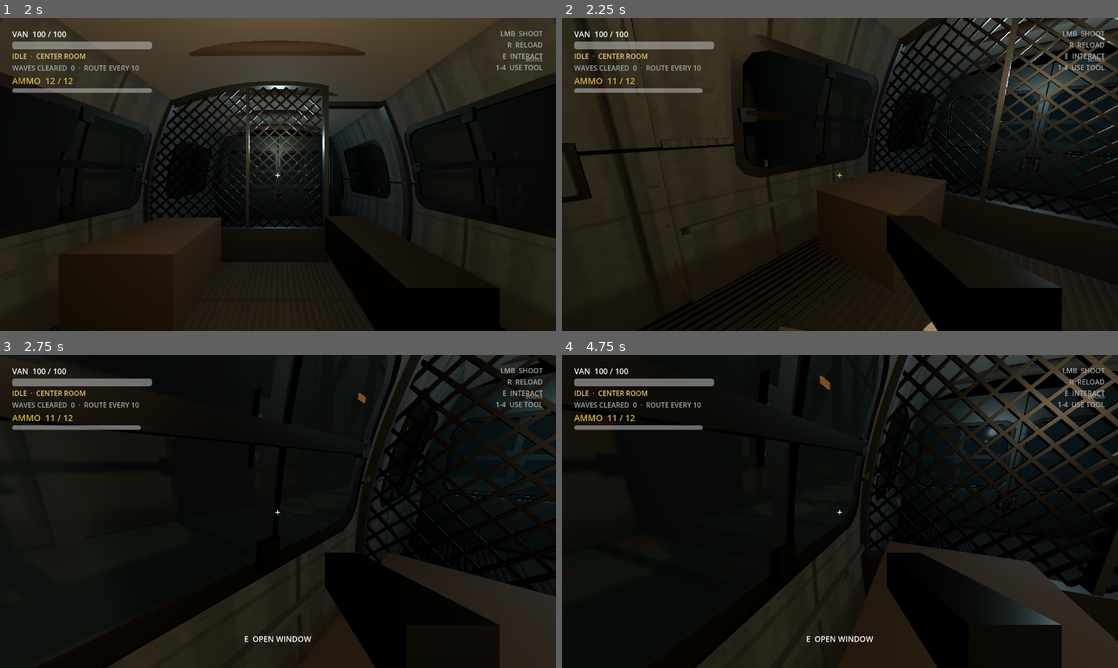
Above: before the commit, frames 1-4 (two rows, left to right).
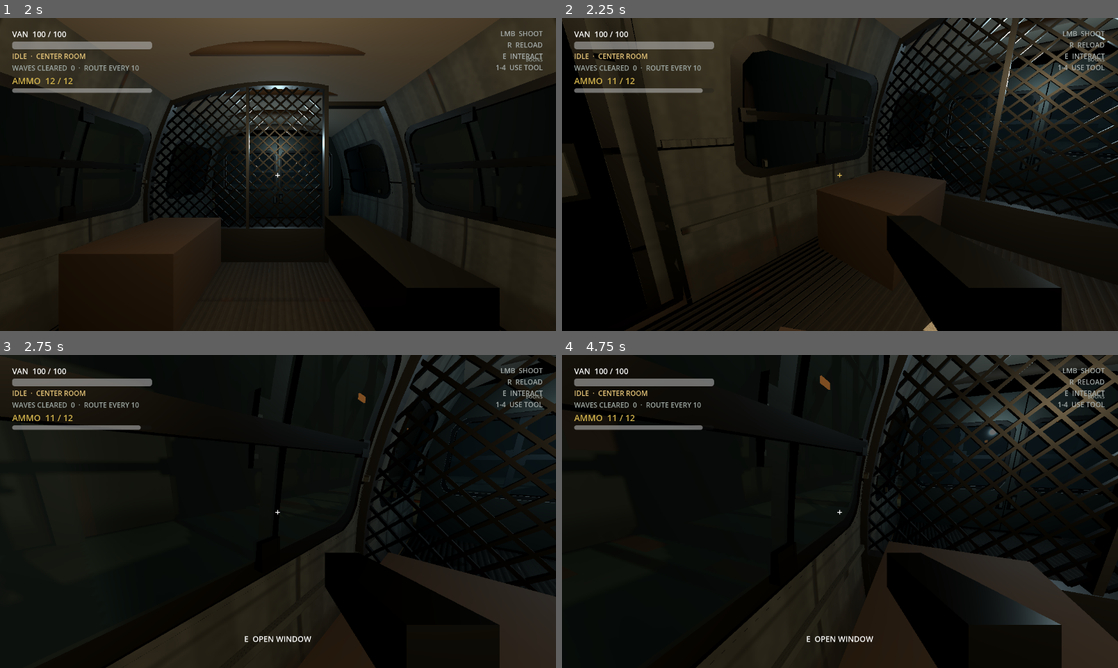
Above: after the commit, the same moments.

Repository: SebastianFreitas/van-gunner
Game: Godot game, scene res://scenes/boot/boot.tscn
Same seed, same stepped clock (60 frames per second), same inputs: the game is played once before the commit and once after it.
Inputs (mouse positions are in pixels of both pictures, inside the frame that each line leads up to):
- Up to frame 1 (2 s): tap Enter at 0.5 s; move the mouse to (400, 158) at 0.52 s; hold D (move_right) 0.53-1.25 s; hold E (interact) 0.53-1.25 s; click "SLOT 1 · NEW RUN" at 1.25 s
- Up to frame 2 (2.25 s): tap Space at 2 s; move the mouse to (812, 174) at 2.02 s; hold W (move_forward) from 2.03 s (still down); click (812, 174) at 2.1 s
- Up to frame 3 (2.75 s): keep holding W (move_forward)
- Up to frame 4 (4.75 s): keep holding W (move_forward); move the mouse to (851, 505) at 2.77 s; hold 1 (use_slot_1) 2.78-3.53 s; tap Enter at 3.5 s; move the mouse to (834, 517) at 3.52 s; tap 2 (use_slot_2) at 3.6 s; tap Space at 4.25 s; move the mouse to (878, 514) at 4.27 s; hold 3 (use_slot_3) from 4.28 s (still down)

Frame 1 is identical in both runs. In frame 2, 9.2% of the frame differs, in the area x 0-23%, y 0-98%; in frame 3, less than 0.1%; in frame 4, less than 0.1%.

Commit message:
Add procedural detail to sliding side doors.
Build recessed panels, trim frames, belt lines, and latch plates at runtime, plus slide tracks and dark door jambs so the doors read like cargo panels instead of flat shells.

Co-authored-by: Cursor <cursoragent@cursor.com>

Diff:
--- a/scenes/van/van.tscn
+++ b/scenes/van/van.tscn
@@ -219,6 +219,7 @@
 
 [node name="SideWalls" parent="TravelPath/VanFollow/VanRig/Interior/Shell" instance=ExtResource("30")]
 wall_material = SubResource("WallMaterial")
+door_jamb_material = SubResource("SideDoorTrimMaterial")
 
 [node name="FloorCollision" type="CollisionShape3D" parent="TravelPath/VanFollow/VanRig/Interior/Shell" unique_id=901514165]
 transform = Transform3D(1, 0, 0, 0, 1, 0, 0, 0, 1, 0, -0.125, 0)
--- a/scripts/run/side_doors.gd
+++ b/scripts/run/side_doors.gd
@@ -31,6 +31,19 @@
 const DOOR_THICKNESS := 0.14
 const OUTER_SKIN := 0.035
 
+## Recessed panel + trim (from original CSG Panel, local y/z from door center).
+const PANEL_CENTER_Y := -0.15
+const PANEL_HALF_Z := 1.10
+const PANEL_HALF_Y := 1.275
+const PANEL_FRAME_INSET := 0.08
+const PANEL_RECESS_DEPTH := 0.05
+const BELT_Y := -0.05
+const BELT_HALF_H := 0.025
+const LOWER_CREASE_Y := -0.85
+const LOWER_CREASE_HALF_H := 0.02
+const PERIMETER_FRAME_INSET := 0.06
+const FRAME_THICKNESS := 0.045
+
 @onready var _left: Node3D = $Left
 @onready var _right: Node3D = $Right
 @onready var _left_grip: Node3D = $Left/Handle/Grip
@@ -85,12 +98,20 @@
 	leaf.rotation = Vector3.ZERO
 	leaf.position = Vector3(wall_sign * x_ref, mid_y, z_ref)
 
-	var body_mat := _steal_material(leaf, "Panel/Body")
+	var door_height := y_max - y_min
+	var body_mat := _door_body_material(_steal_material(leaf, "Panel/Body"), door_height)
 	var trim_mat := _steal_material(leaf, "Panel/OuterSkin")
+	var frame_mat := _find_frame_material(trim_mat)
 
 	_hide_node(leaf, "Panel")
 	_free_node(leaf, "CurvedBody")
 	_free_node(leaf, "CurvedOuter")
+	_free_node(leaf, "PerimeterFrame")
+	_free_node(leaf, "PanelFrame")
+	_free_node(leaf, "RecessedPanel")
+	_free_node(leaf, "BeltStrip")
+	_free_node(leaf, "LowerCrease")
+	_free_node(leaf, "LatchPlate")
 
 	var body := MeshInstance3D.new()
 	body.name = "CurvedBody"
@@ -118,6 +139,52 @@
 	outer.material_override = trim_mat
 	outer.cast_shadow = GeometryInstance3D.SHADOW_CASTING_SETTING_OFF
 	leaf.add_child(outer)
+
+	var door_half_y := (y_max - y_min) * 0.5
+	var perimeter_outer := _rect_poly(DOOR_HALF_Z - 0.02, door_half_y - 0.02)
+	var perimeter_inner := _rect_poly(
+		DOOR_HALF_Z - 0.02 - PERIMETER_FRAME_INSET,
+		door_half_y - 0.02 - PERIMETER_FRAME_INSET
+	)
+	_add_frame_ring(
+		leaf, walls, wall_sign, x_ref, mid_y, z_ref, mid_y,
+		perimeter_outer, perimeter_inner, frame_mat, "PerimeterFrame", 0.0, 10
+	)
+
+	var panel_outer := _rect_poly(PANEL_HALF_Z, PANEL_HALF_Y)
+	var panel_inner := _rect_poly(
+		PANEL_HALF_Z - PANEL_FRAME_INSET, PANEL_HALF_Y - PANEL_FRAME_INSET
+	)
+	_add_frame_ring(
+		leaf, walls, wall_sign, x_ref, mid_y, z_ref, mid_y + PANEL_CENTER_Y,
+		panel_outer, panel_inner, frame_mat, "PanelFrame",
+		-wall_sign * PANEL_RECESS_DEPTH * 0.35, 8
+	)
+
+	var recessed := MeshInstance3D.new()
+	recessed.name = "RecessedPanel"
+	recessed.mesh = walls.build_curved_pane_from_poly(
+		wall_sign, panel_inner, x_ref, mid_y, z_ref, mid_y + PANEL_CENTER_Y,
+		-wall_sign * PANEL_RECESS_DEPTH, 6
+	)
+	recessed.material_override = body_mat
+	recessed.cast_shadow = GeometryInstance3D.SHADOW_CASTING_SETTING_ON
+	leaf.add_child(recessed)
+
+	_add_trim_strip(
+		leaf, walls, wall_sign, x_ref, mid_y, z_ref,
+		mid_y + BELT_Y - BELT_HALF_H, mid_y + BELT_Y + BELT_HALF_H,
+		z_ref - PANEL_HALF_Z, z_ref + PANEL_HALF_Z,
+		-wall_sign * PANEL_RECESS_DEPTH * 0.5, trim_mat, "BeltStrip"
+	)
+	_add_trim_strip(
+		leaf, walls, wall_sign, x_ref, mid_y, z_ref,
+		mid_y + LOWER_CREASE_Y - LOWER_CREASE_HALF_H, mid_y + LOWER_CREASE_Y + LOWER_CREASE_HALF_H,
+		z_ref - PANEL_HALF_Z, z_ref + PANEL_HALF_Z,
+		-wall_sign * PANEL_RECESS_DEPTH * 0.5, trim_mat, "LowerCrease"
+	)
+
+	_add_latch_plate(leaf, walls, wall_sign, x_ref, mid_y, z_ref, trim_mat)
 
 	_place_on_curve(leaf.get_node_or_null("Handle") as Node3D, walls, wall_sign, x_ref, mid_y, 1.375, 0.85, 0.12)
 
@@ -163,6 +230,119 @@
 	return null
 
 
+func _door_body_material(source: Material, door_height: float) -> Material:
+	if source is ShaderMaterial:
+		var mat := (source as ShaderMaterial).duplicate()
+		mat.set_shader_parameter("wall_size_m", Vector2(DOOR_HALF_Z * 2.0, door_height))
+		mat.set_shader_parameter("panel_spacing_m", 0.85)
+		mat.set_shader_parameter("rib_spacing_m", 0.28)
+		mat.set_shader_parameter("kick_height_m", 0.32)
+		mat.set_shader_parameter("belt_y_m", 1.42)
+		mat.set_shader_parameter("waist_y_m", 2.05)
+		return mat
+	return source
+
+
+func _find_frame_material(fallback: Material) -> Material:
+	var windows := get_parent().get_node_or_null("SideWindows")
+	if windows:
+		var stolen := _steal_material(windows, "LeftRear/Hinge/WindowFrame/Outer")
+		if stolen:
+			return stolen
+	return fallback
+
+
+func _rect_poly(half_z: float, half_y: float) -> PackedVector2Array:
+	return PackedVector2Array([
+		Vector2(-half_z, -half_y), Vector2(half_z, -half_y),
+		Vector2(half_z, half_y), Vector2(-half_z, half_y),
+	])
+
+
+func _add_frame_ring(
+	parent: Node3D,
+	walls: VanSideWall,
+	wall_sign: float,
+	x_ref: float,
+	y_ref: float,
+	z_ref: float,
+	poly_center_y: float,
+	outer_poly: PackedVector2Array,
+	inner_poly: PackedVector2Array,
+	mat: Material,
+	node_name: String,
+	x_shift: float,
+	edge_subdiv: int
+) -> void:
+	var frame := MeshInstance3D.new()
+	frame.name = node_name
+	frame.mesh = walls.build_curved_frame_ring_mesh(
+		wall_sign, outer_poly, inner_poly,
+		x_ref, y_ref, z_ref, poly_center_y, FRAME_THICKNESS, x_shift, edge_subdiv
+	)
+	frame.material_override = mat
+	frame.cast_shadow = GeometryInstance3D.SHADOW_CASTING_SETTING_ON
+	parent.add_child(frame)
+
+
+func _add_trim_strip(
+	parent: Node3D,
+	walls: VanSideWall,
+	wall_sign: float,
+	x_ref: float,
+	y_ref: float,
+	z_ref: float,
+	y0: float,
+	y1: float,
+	z0: float,
+	z1: float,
+	x_shift: float,
+	mat: Material,
+	node_name: String
+) -> void:
+	var strip := MeshInstance3D.new()
+	strip.name = node_name
+	strip.mesh = walls.build_curved_shell_mesh(
+		wall_sign, y0, y1, z0, z1, x_ref, y_ref, z_ref, FRAME_THICKNESS,
+		x_shift, 4, 16,
+		INF, -INF, INF, -INF,
+		PackedVector2Array(),
+		PackedVector2Array()
+	)
+	strip.material_override = mat
+	strip.cast_shadow = GeometryInstance3D.SHADOW_CASTING_SETTING_OFF
+	parent.add_child(strip)
+
+
+func _add_latch_plate(
+	leaf: Node3D,
+	walls: VanSideWall,
+	wall_sign: float,
+	x_ref: float,
+	mid_y: float,
+	z_ref: float,
+	trim_mat: Material
+) -> void:
+	# Exterior latch backing plate beside the handle (cargo sliding-door look).
+	var plate_y0 := mid_y + 0.95
+	var plate_y1 := mid_y + 1.55
+	var plate_z0 := z_ref + 0.55
+	var plate_z1 := z_ref + 1.15
+	var plate := MeshInstance3D.new()
+	plate.name = "LatchPlate"
+	plate.mesh = walls.build_curved_shell_mesh(
+		wall_sign, plate_y0, plate_y1, plate_z0, plate_z1,
+		x_ref, mid_y, z_ref, 0.012,
+		wall_sign * (DOOR_THICKNESS + OUTER_SKIN * 0.5), 6, 8,
+		INF, -INF, INF, -INF,
+		PackedVector2Array(),
+		PackedVector2Array()
+	)
+	plate.material_override = trim_mat
+	plate.cast_shadow = GeometryInstance3D.SHADOW_CASTING_SETTING_OFF
+	leaf.add_child(plate)
+
+
 func is_open() -> bool:
 	return _left_open or _right_open
 
--- a/scripts/run/van_side_wall.gd
+++ b/scripts/run/van_side_wall.gd
@@ -528,6 +528,7 @@
 	_add_side(&"RightWall", 1.0, mat)
 	_add_door_jambs(-1.0, jamb_mat)
 	_add_door_jambs(1.0, jamb_mat)
+	_add_door_slide_tracks(jamb_mat)
 	_add_cargo_rails(mat)
 
 
@@ -810,6 +811,30 @@
 		_add_tri(st, i_b, uv_b, o_b, uv_b, o_a, uv_a)
 
 
+func _add_door_slide_tracks(mat: Material) -> void:
+	# Horizontal rail above each sliding side door (cargo-van track).
+	var track_y := door_y_max - 0.04
+	var z0 := door_center_z - door_half_length + 0.08
+	var z1 := door_center_z + door_half_length - 0.08
+	var length := z1 - z0
+	if length < 0.4:
+		return
+	var x := _profile_x(track_y)
+	var lean := lean_angle_at(track_y)
+	var z_mid := (z0 + z1) * 0.5
+	for wall_sign in [-1.0, 1.0]:
+		var track := MeshInstance3D.new()
+		track.name = "DoorSlideTrack_%s" % ("L" if wall_sign < 0.0 else "R")
+		var box := BoxMesh.new()
+		box.size = Vector3(0.06, 0.085, length)
+		track.mesh = box
+		track.material_override = mat
+		track.position = Vector3(wall_sign * (x - wall_sign * 0.035), track_y, z_mid)
+		track.rotation.z = wall_sign * lean
+		track.cast_shadow = GeometryInstance3D.SHADOW_CASTING_SETTING_ON
+		add_child(track)
+
+
 func _add_cargo_rails(mat: Material) -> void:
 	# Lower tie rail sits under the windows — run full length except the door bay.
 	_add_rail_segments(mat, 0.72, _solid_z_ranges_below_windows())
